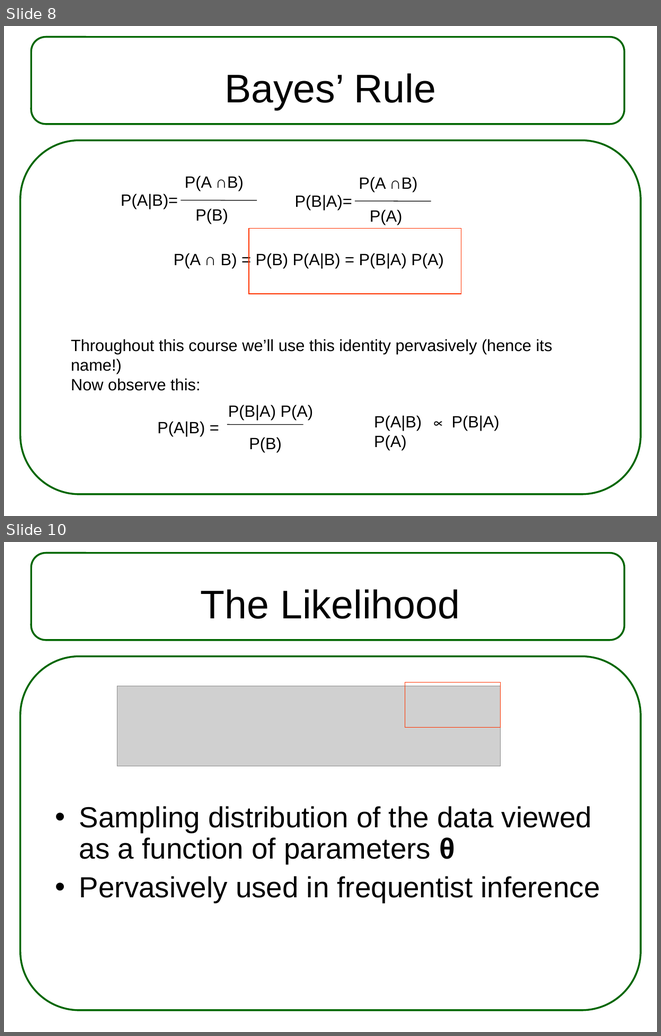
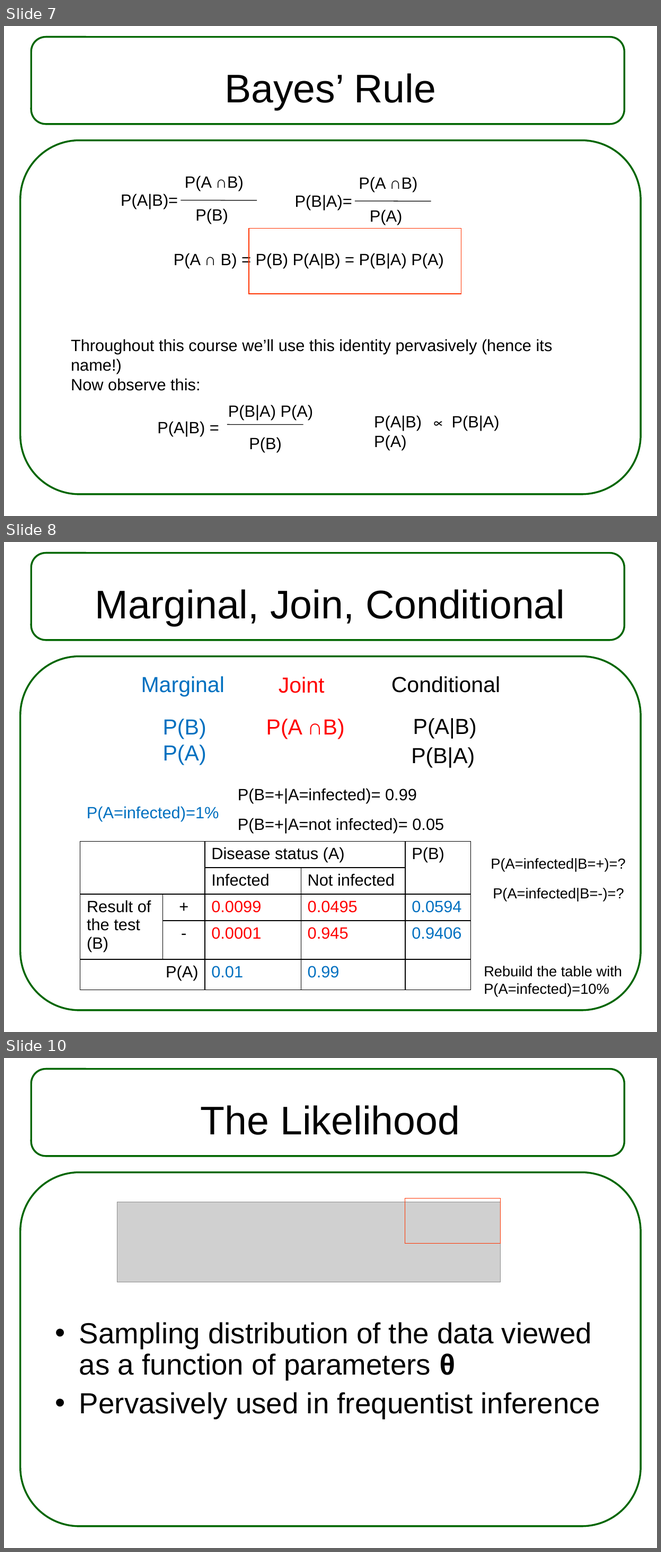
Before and after one commit to steibelj/CSTAT, a slide deck: 1 Introduction and Bayesian inference.pptx. Shown one above the other, each under a label of ours: slides 8 and 10 before the commit, slides 7, 8 and 10 after it; the slides between them are not shown. The pictures are 661x1036 and 661x1552 pixels, drawn with LibreOffice and Linux fonts; fonts in the diff are those of the drawing; grey boxes stand for pictures. Boxes give left, top, right and bottom in pixels: in the first picture for what was removed or moved away, otherwise in the second. Text is boxed around its words. In the diff, an @@ line names an element or a change of style, - is before the commit and + after.

```diff
--- a/1 Introduction and Bayesian inference.pptx
+++ b/1 Introduction and Bayesian inference.pptx
@@ slide 8 added at (x1=4, y1=542, x2=657, y2=1032), background #FFFFFF; not listed: 2 template elements that a slide beside it also shows @@
@@ title added at (x1=95, y1=589, x2=565, y2=626), 44 pt, text #000000 @@
+Marginal, Join, Conditional
@@ text added at (x1=141, y1=676, x2=224, y2=696), 24 pt, text #0070C0 @@
+Marginal
@@ text added at (x1=279, y1=677, x2=325, y2=693), 24 pt, text #FF0000 @@
+Joint
@@ text added at (x1=391, y1=676, x2=500, y2=693), 24 pt, text #000000 @@
+Conditional
@@ text added at (x1=163, y1=718, x2=206, y2=739), 24 pt, text #0070C0 @@
+P(B)
@@ text added at (x1=266, y1=718, x2=345, y2=739), 24 pt, text #FF0000 @@
+P(A ∩B)
@@ text added at (x1=413, y1=718, x2=477, y2=738), 24 pt, text #000000 @@
+P(A|B)
@@ text added at (x1=163, y1=744, x2=206, y2=765), 24 pt, text #0070C0 @@
+P(A)
@@ text added at (x1=411, y1=747, x2=475, y2=768), 24 pt, text #000000 @@
+P(B|A)
@@ text added at (x1=238, y1=788, x2=417, y2=803), 18 pt, text #000000 @@
+P(B=+|A=infected)= 0.99
@@ text added at (x1=87, y1=806, x2=219, y2=821), 18 pt, text #0070C0 @@
+P(A=infected)=1%
@@ text added at (x1=238, y1=818, x2=444, y2=833), 18 pt, text #000000 @@
+P(B=+|A=not infected)= 0.05
@@ table added at (x1=80, y1=841, x2=471, y2=989), 5 rows, 5 columns @@
+ |  | Disease status (A) |  | P(B)
+ |  | Infected | Not infected | 
+Result of the test (B) | + | 0.0099 | 0.0495 | 0.0594
+ | - | 0.0001 | 0.945 | 0.9406
+P(A) |  | 0.01 | 0.99 | 
@@ text added at (x1=491, y1=858, x2=625, y2=872), 16 pt, text #000000 @@
+P(A=infected|B=+)=?
@@ text added at (x1=493, y1=888, x2=624, y2=901), 16 pt, text #000000 @@
+P(A=infected|B=-)=?
@@ text added at (x1=484, y1=965, x2=623, y2=996), 16 pt, text #000000 @@
+Rebuild the table with
+P(A=infected)=10%
@@ what was slide 8 is now slide 7 @@
```
Also in this commit, not shown: 1 slide changed, 5 slides removed.
